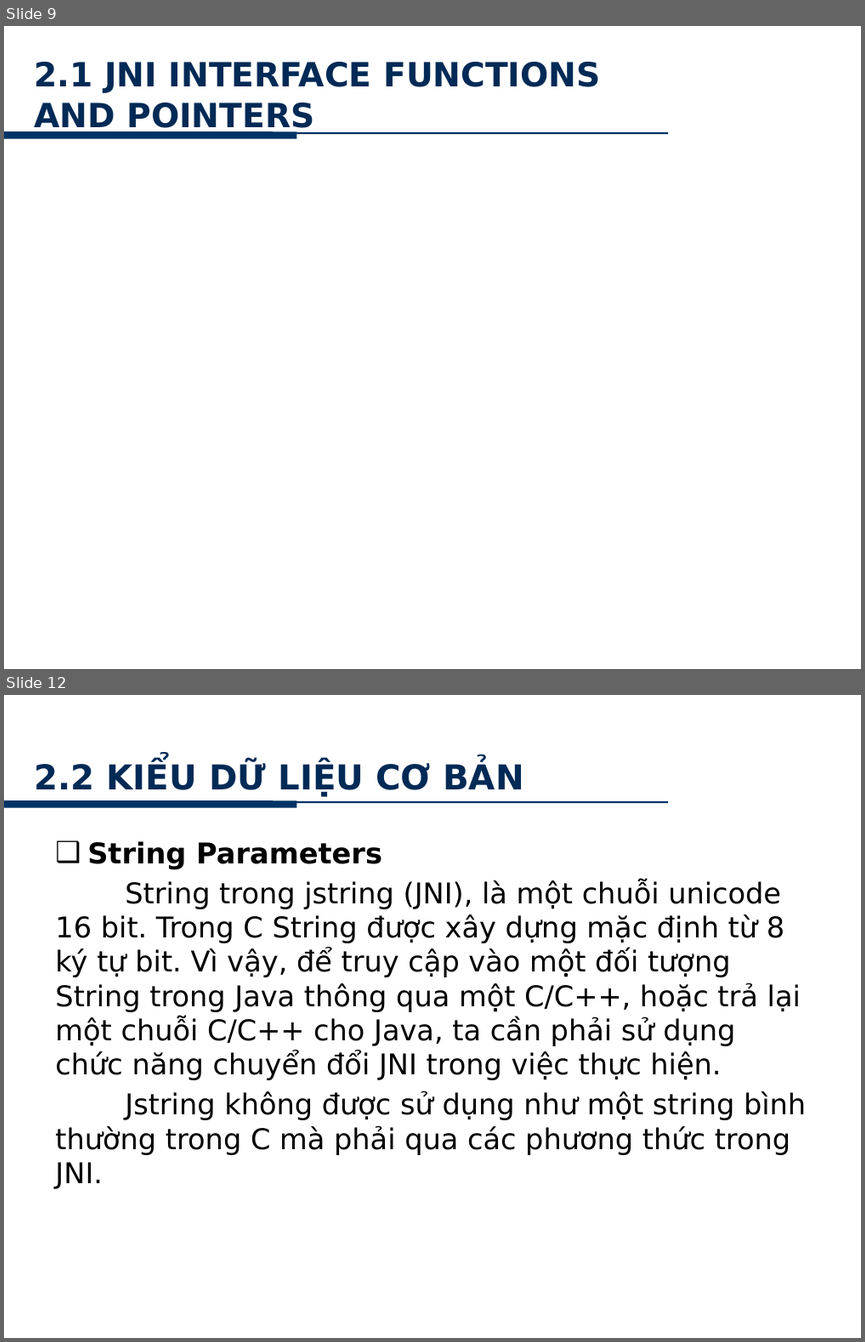
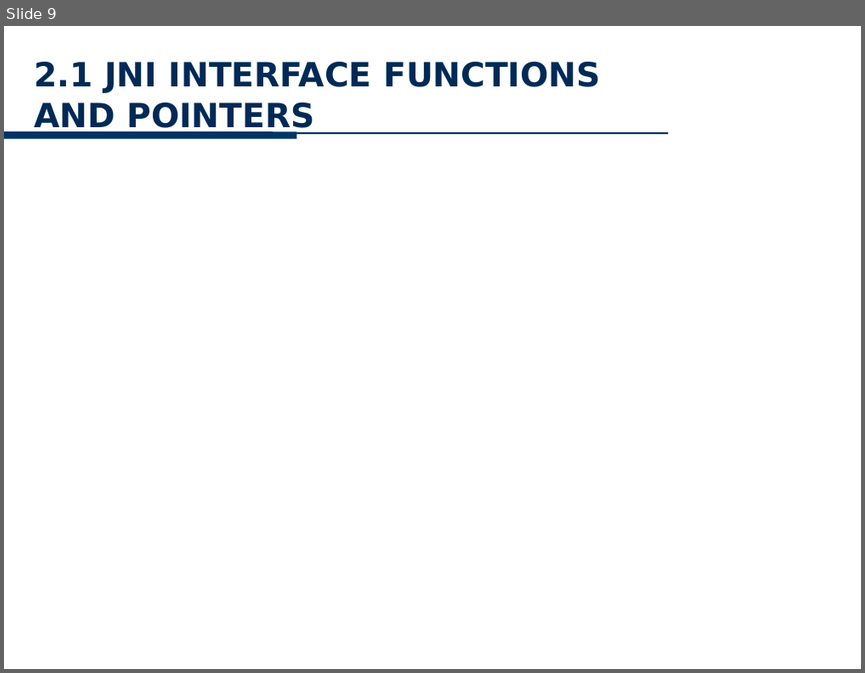
Before and after one commit to minhkhanh/UofS-Java, a slide deck: Seminar_JNI/Slide_00.pptx. Shown one above the other, each under a label of ours: slides 9 and 12 before the commit, slide 9 after it; the slides between them are not shown. The pictures are 865x1342 and 865x673 pixels, drawn with LibreOffice and Linux fonts; fonts in the diff are those of the drawing; background and template pictures are left out. Boxes give left, top, right and bottom in pixels: in the first picture for what was removed or moved away, otherwise in the second. Text is boxed around its words. In the diff, an @@ line names an element or a change of style, - is before the commit and + after.

```diff
--- a/Seminar_JNI/Slide_00.pptx
+++ b/Seminar_JNI/Slide_00.pptx
@@ slide 12 removed at [4,695,861,1338], background picture (left out); not listed: 2 template elements that a slide beside it also shows @@
@@ text removed at [675,709,840,731] @@
-www.hcmus.edu.vn
@@ title removed at [34,761,524,797] @@
-2.2 KIỂU DỮ LIỆU CƠ BẢN
@@ text removed at [55,841,806,1189] @@
-❑ String Parameters
-String trong jstring (JNI), là một chuỗi unicode 16 bit. Trong C String được xây dựng mặc định từ 8 ký tự bit. Vì vậy, để truy cập vào một đối tượng String trong Java thông qua một C/C++, hoặc trả lại một chuỗi C/C++ cho Java, ta cần phải sử dụng chức năng chuyển đổi JNI trong việc thực hiện.
-Jstring không được sử dụng như một string bình thường trong C mà phải qua các phương thức trong JNI.
@@ page number removed at [325,1302,525,1338] @@
-12
```
Also in this commit, not shown: 16 slides changed.
